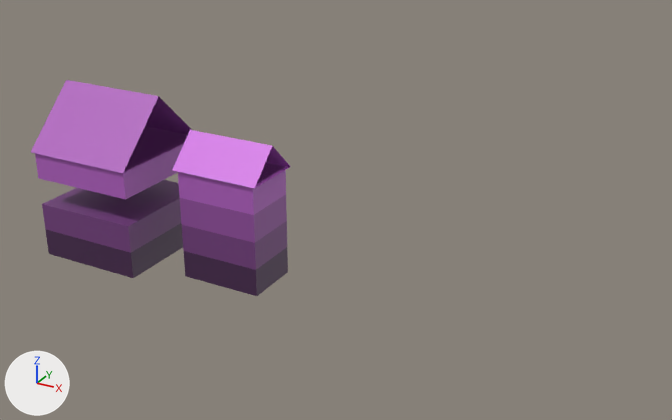
The FBX model models/small_house_003.fbx: old version first, new version second.
One viewpoint serves both versions: a camera (50 mm lens) standing at (24.4, -47.9, 31.1) and looking at (-4.6, 4.7, 4.8). The axes (+X, +Y, +Z) are drawn at lower left. The lights are the same throughout. The picture after the commit comes second. Where no turn or scale is listed for an object, it has been applied to the vertices.

Names of what the first picture shows: '0_Roof', '0_Roof.001', '1_Top', '1_Top.001', '2_Middle_Top.001', '3_Middle_Bottom', '3_Middle_Bottom.001', '4_Bottom', '4_Bottom.001'.
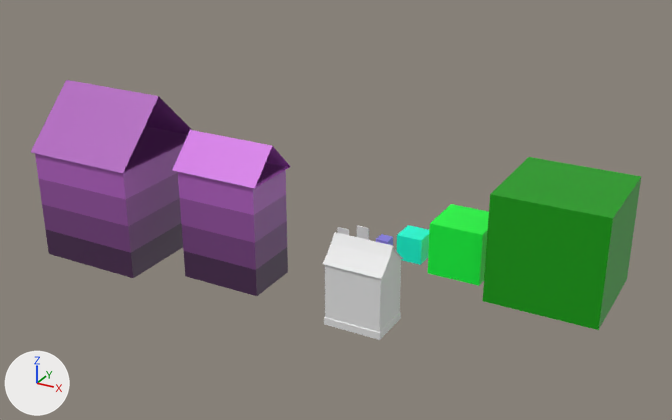
The newer file is also turned or shifted as a whole; pictures and numbers use the older file's frame.

Boxes (x1, y1, x2, y2) around the edits, measured in the pictures (672 x 420 px):
'8x8m_Part', added (green)
    after: (483, 157, 641, 330)
'4x4m_Part', added (green)
    after: (428, 204, 489, 286)
'2_Middle_Top', added (purple)
    after: (38, 173, 180, 226)
'Roof_Scaled_Up', added
    after: (323, 232, 404, 279)
'Plaster_Wall', added
    after: (325, 259, 401, 305)
'Stone_Wall', added
    after: (325, 286, 401, 332)
'2x2m_Part', added (cyan)
    after: (397, 225, 429, 265)
'Moss_Foundation', added
    after: (324, 312, 401, 340)
'Roof_Side_Panel_1', added
    after: (384, 249, 401, 274)
'1x1.5m_Flat_Part', added
    after: (357, 225, 369, 240)
'1x1m_Part', added
    after: (376, 234, 393, 246)
'1x1m_Flat_Part', added
    after: (337, 227, 349, 235)

The change, as a diff of the scene's bpy script:
```diff
--- a/models/small_house_003.fbx.py
+++ b/models/small_house_003.fbx.py
@@ me_cube_002 @@
+me_cube_002.from_pydata([(-2.05, -1.55, 0.0), (-2.05, -1.55, 0.5), (-2.05, 1.55, 0.0), (-2.05, 1.55, 0.5), (2.05, -1.55, 0.0), (2.05, -1.55, 0.5), (2.05, 1.55, 0.0), (2.05, 1.55, 0.5), (-2.0, -1.5, 0.55), (-2.0, 1.5, 0.55), (2.0, 1.5, 0.55), (2.0, -1.5, 0.55)], [], [(0, 1, 3, 2), (2, 3, 7, 6), (6, 7, 5, 4), (4, 5, 1, 0), (8, 9, 3, 1), (9, 10, 7, 3), (10, 11, 5, 7), (11, 8, 1, 5)])
+me_cube_002.materials.append(mat_tex_wall_stone_rustic_moss_diff)  # its picture is missing
@@ me_cube @@
+me_cube.from_pydata([(2.0, 1.5, 2.0), (2.0, 1.5, 0.0), (2.0, -1.5, 2.0), (2.0, -1.5, 0.0), (-2.0, 1.5, 2.0), (-2.0, 1.5, 0.0), (-2.0, -1.5, 2.0), (-2.0, -1.5, 0.0)], [], [(0, 1, 5, 4), (2, 3, 1, 0), (7, 6, 4, 5), (6, 7, 3, 2)])
+me_cube.materials.append(mat_tex_wall_stone_rustic_01a_diff)  # its picture is missing
@@ me_cube_004 @@
+me_cube_004.from_pydata([(2.0, 1.5, 2.0), (2.0, 1.5, 0.0), (2.0, -1.5, 2.0), (2.0, -1.5, 0.0), (-2.0, 1.5, 2.0), (-2.0, 1.5, 0.0), (-2.0, -1.5, 2.0), (-2.0, -1.5, 0.0)], [], [(5, 4, 0, 1), (1, 0, 2, 3), (7, 6, 4, 5), (3, 2, 6, 7)])
+me_cube_004.materials.append(mat_tex_gen_wall_plaster_01a_diff)  # its picture is missing
@@ ob_moss_foundation @@
+ob_moss_foundation = bpy.data.objects.new('Moss_Foundation', me_cube_002)
+ob_moss_foundation.location = (0.0, 0.0, -0.5)
@@ ob_4x4m_part @@
+ob_4x4m_part = bpy.data.objects.new('4x4m_Part', me_cube_037)  # a box spanning x 1.0..5.0, y 8.42..12.42, z 0.0..4.0; in mat_material_002 (green #00ff3e)
+ob_4x4m_part.location = (0.0, 0.0, -0.5)
@@ ob_stone_wall @@
+ob_stone_wall = bpy.data.objects.new('Stone_Wall', me_cube)
+ob_stone_wall.location = (0.0, 0.0, 0.0)
@@ ob_2_middle_top @@
+ob_2_middle_top = bpy.data.objects.new('2_Middle_Top', me_cube_003)  # a box spanning x -4.0..4.0, y -4.0..4.0, z 0.0..2.0; in mat_material_013 (purple #924f9e)
+ob_2_middle_top.location = (-20.0, 0.0, 4.5)
@@ ob_roof_side_panel_1 @@
+ob_roof_side_panel_1 = bpy.data.objects.new('Roof_Side_Panel_1', me_plane_010)  # 20 vertices, 2 faces; spans x -2.0..2.0, y -1.51..1.5, z 0.0..1.52; in mat_tex_gen_wall_plaster_01a_diff (its picture is missing)
+ob_roof_side_panel_1.location = (0.0, 0.0, 4.0)
@@ ob_plaster_wall @@
+ob_plaster_wall = bpy.data.objects.new('Plaster_Wall', me_cube_004)
+ob_plaster_wall.location = (0.0, 0.0, 2.0)
@@ ob_roof_scaled_up @@
+ob_roof_scaled_up = bpy.data.objects.new('Roof_Scaled_Up', me_plane_005)  # 32 vertices, 28 faces; spans x -2.1..2.1, y -1.62..1.62, z -0.01..1.6; in mat_roof_tiles (white #e7e7e7)
+ob_roof_scaled_up.location = (0.0, 0.0, 3.94)
@@ ob_1x1m_flat_part @@
+ob_1x1m_flat_part = bpy.data.objects.new('1x1m_Flat_Part', me_cube_010)  # a box spanning x -7.587..-6.587, y 10.37..10.47, z 0.0..1.0
+ob_1x1m_flat_part.location = (0.0, 0.0, -0.5)
@@ ob_1x1m_part @@
+ob_1x1m_part = bpy.data.objects.new('1x1m_Part', me_cube_038)  # a box spanning x -4.0..-3.0, y 9.92..10.92, z 0.0..1.0; in mat_material_005 (blue #8c81e7)
+ob_1x1m_part.location = (0.0, 0.0, -0.5)
@@ ob_2x2m_part @@
+ob_2x2m_part = bpy.data.objects.new('2x2m_Part', me_cube_061)  # a box spanning x -2.0..0.0, y 9.42..11.42, z 0.0..2.0; in mat_material_003 (cyan #00ffd9)
+ob_2x2m_part.location = (0.0, 0.0, -0.5)
@@ ob_8x8m_part @@
+ob_8x8m_part = bpy.data.objects.new('8x8m_Part', me_cube_036)  # a box spanning x 6.0..14.0, y 6.42..14.42, z 0.0..8.0; in mat_material_008 (green #099d00)
+ob_8x8m_part.location = (0.0, 0.0, -0.5)
@@ ob_1x1_5m_flat_part @@
+ob_1x1_5m_flat_part = bpy.data.objects.new('1x1.5m_Flat_Part', me_cube_035)  # a box spanning x -5.87..-4.87, y 10.37..10.47, z 0.0..1.5
+ob_1x1_5m_flat_part.location = (0.0, 0.0, -0.5)
```
